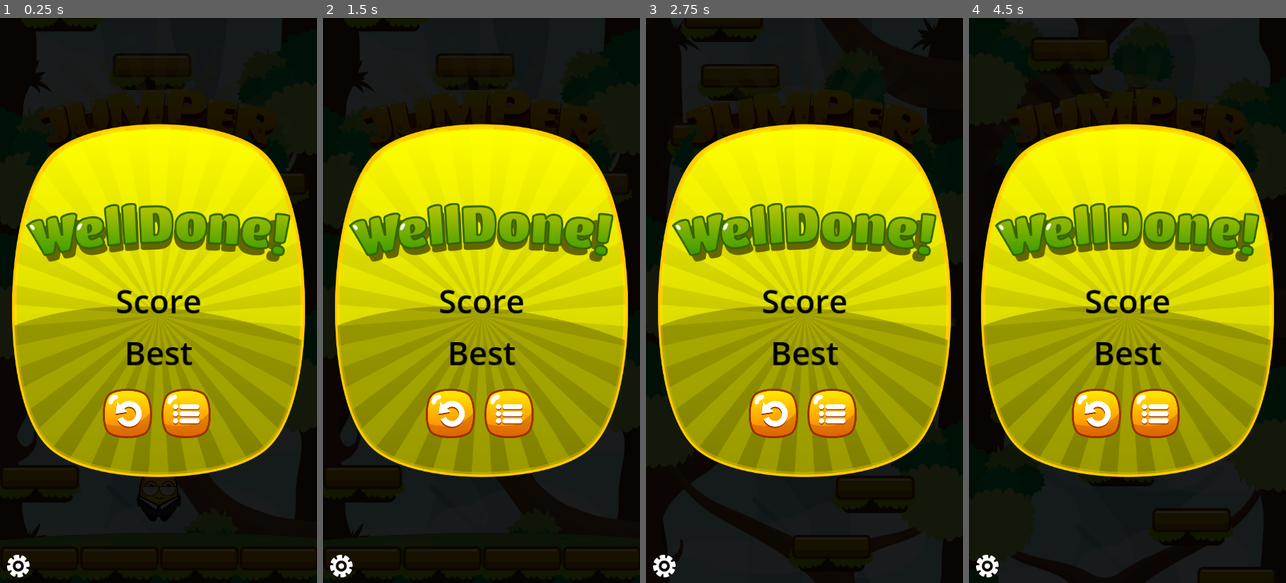
Above: before the commit, frames 1-4 (left to right).
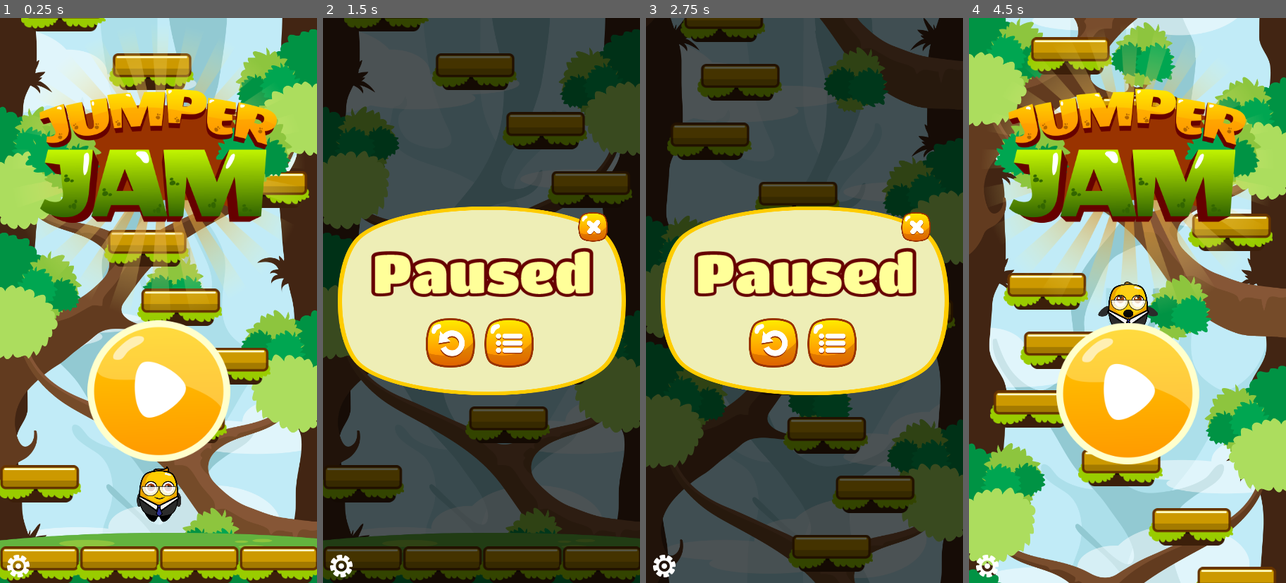
Above: after the commit, the same moments.

Repository: BlurryGames/JumperJam
Game: Godot game, scene res://scenes/main.tscn
Same seed, same stepped clock (60 frames per second), same inputs: the game is played once before the commit and once after it.
Inputs (mouse positions are in pixels of both pictures, inside the frame that each line leads up to; where the layout moved, square brackets give the same spot in the first picture):
- Up to frame 1 (0.25 s): no input
- Up to frame 2 (1.5 s): click (481, 390) [449, 340] at 0.5 s; click (449, 413) at 1.27 s
- Up to frame 3 (2.75 s): click (804, 390) at 2.02 s
- Up to frame 4 (4.5 s): click (1127, 396) at 2.77 s; click (1095, 340) at 3.5 s; click (1095, 413) at 4.25 s

The runs differ from the first frame. In frame 1, 99% of the frame differs, in the area x 0-100%, y 0-100%; in frame 2, 90%; in frame 3, 89%; in frame 4, 99%.
Error before the commit: Parse Error: Class "ScreenButton" hides a global script class. (res://scripts/ScreenButton.gd:1)

Commit message:
Section4: UI System / Lesson8: Changing Screens

Diff:
--- /dev/null
+++ b/Scripts/BaseScreen.gd
@@ -0,0 +1,10 @@
+class_name BaseScreen extends Control
+
+func _ready()-> void:
+	visible = false
+
+func appear()-> void:
+	visible = true
+
+func disappear()-> void:
+	visible = false
--- a/Scripts/Screens.gd
+++ b/Scripts/Screens.gd
@@ -1,11 +1,17 @@
 class_name Screens extends CanvasLayer
 
 @onready var console: Control = $Debug/ConsoleLog
+@onready var titleScreen: BaseScreen = $TitleScreen
+@onready var pauseScreen: BaseScreen = $PauseScreen
+@onready var gameOverScreen: BaseScreen = $GameOverScreen
+
+var currentScreen: BaseScreen = null
 
 func _ready()-> void:
 	console.visible = false
 
 	registerButtons()
+	changeScreen(titleScreen)
 
 func _on_toggle_console_pressed()-> void:
 	console.visible = not console.visible
@@ -14,16 +20,27 @@
 	match button.name:
 		"TitlePlay":
 			print("PlayPress")
+			changeScreen(pauseScreen)
 		"PauseRetry":
 			print("PauseRetryPress")
+			changeScreen(gameOverScreen)
 		"PauseBack":
 			print("PauseBackPress")
 		"PauseClose":
 			print("PauseClosePress")
 		"GameOverRetry":
 			print("GameOverRetryPress")
+			changeScreen(titleScreen)
 		"GameOverBack":
 			print("GameOverBackPress")
+
+func changeScreen(newScreen: BaseScreen)-> void:
+	if currentScreen:
+		currentScreen.disappear()
+
+	currentScreen = newScreen
+	if currentScreen:
+		currentScreen.appear()
 
 func registerButtons()-> void:
 	var buttons: Array[Node] = get_tree().get_nodes_in_group("Buttons")
--- a/scenes/game_over_screen.tscn
+++ b/scenes/game_over_screen.tscn
@@ -1,6 +1,7 @@
-[gd_scene load_steps=7 format=3 uid="uid://ujkq88nf80oh"]
+[gd_scene load_steps=8 format=3 uid="uid://ujkq88nf80oh"]
 
 [ext_resource type="Texture2D" uid="uid://c4e2x3xr4v4yl" path="res://assets/textures/ui/Box04.png" id="1_6p3il"]
+[ext_resource type="Script" path="res://Scripts/BaseScreen.gd" id="1_t6sd8"]
 [ext_resource type="Texture2D" uid="uid://baa34iwf24hqq" path="res://assets/textures/ui/Welldone.png" id="2_hgv03"]
 [ext_resource type="PackedScene" uid="uid://bbveltw0irqil" path="res://scenes/screen_button.tscn" id="3_28op6"]
 [ext_resource type="Texture2D" uid="uid://k8a0em32iift" path="res://assets/textures/ui/RestartBtn.png" id="4_xrsx6"]
@@ -17,6 +18,7 @@
 anchor_bottom = 1.0
 grow_horizontal = 2
 grow_vertical = 2
+script = ExtResource("1_t6sd8")
 
 [node name="BalckBackground" type="ColorRect" parent="."]
 layout_mode = 1
--- a/scenes/pause_screen.tscn
+++ b/scenes/pause_screen.tscn
@@ -1,5 +1,6 @@
-[gd_scene load_steps=7 format=3 uid="uid://chbanr05qbqx6"]
+[gd_scene load_steps=8 format=3 uid="uid://chbanr05qbqx6"]
 
+[ext_resource type="Script" path="res://Scripts/BaseScreen.gd" id="1_hqoty"]
 [ext_resource type="Texture2D" uid="uid://b431okdkyaqp6" path="res://assets/textures/ui/Box02.png" id="1_st7p6"]
 [ext_resource type="Texture2D" uid="uid://dkdsv4pj0fhuy" path="res://assets/textures/ui/PausedText.png" id="2_iufdi"]
 [ext_resource type="PackedScene" uid="uid://bbveltw0irqil" path="res://scenes/screen_button.tscn" id="3_ldmlr"]
@@ -14,6 +15,7 @@
 anchor_bottom = 1.0
 grow_horizontal = 2
 grow_vertical = 2
+script = ExtResource("1_hqoty")
 
 [node name="BalckBackground" type="ColorRect" parent="."]
 layout_mode = 1
--- a/scenes/screen_button.tscn
+++ b/scenes/screen_button.tscn
@@ -1,8 +1,8 @@
 [gd_scene load_steps=2 format=3 uid="uid://bbveltw0irqil"]
 
-[ext_resource type="Script" path="res://scripts/ScreenButton.gd" id="1_vnwux"]
+[ext_resource type="Script" path="res://Scripts/ScreenButton.gd" id="1_ehfol"]
 
 [node name="ScreenButton" type="TextureButton" groups=["Buttons"]]
-script = ExtResource("1_vnwux")
+script = ExtResource("1_ehfol")
 
 [connection signal="pressed" from="." to="." method="_on_pressed"]
--- a/scenes/title_screen.tscn
+++ b/scenes/title_screen.tscn
@@ -1,6 +1,7 @@
-[gd_scene load_steps=7 format=3 uid="uid://ljc7slntg8pd"]
+[gd_scene load_steps=8 format=3 uid="uid://ljc7slntg8pd"]
 
 [ext_resource type="Texture2D" uid="uid://bnato7205wvbg" path="res://assets/textures/ui/BigLogo.png" id="1_36n1n"]
+[ext_resource type="Script" path="res://Scripts/BaseScreen.gd" id="1_51sov"]
 [ext_resource type="Texture2D" uid="uid://dg7ho2jrenhtr" path="res://assets/textures/ui/PlayBtn.png" id="2_s0sg2"]
 [ext_resource type="PackedScene" uid="uid://bbveltw0irqil" path="res://scenes/screen_button.tscn" id="2_umm3s"]
 
@@ -49,6 +50,7 @@
 anchor_bottom = 1.0
 grow_horizontal = 2
 grow_vertical = 2
+script = ExtResource("1_51sov")
 
 [node name="Control" type="Control" parent="."]
 layout_mode = 1
